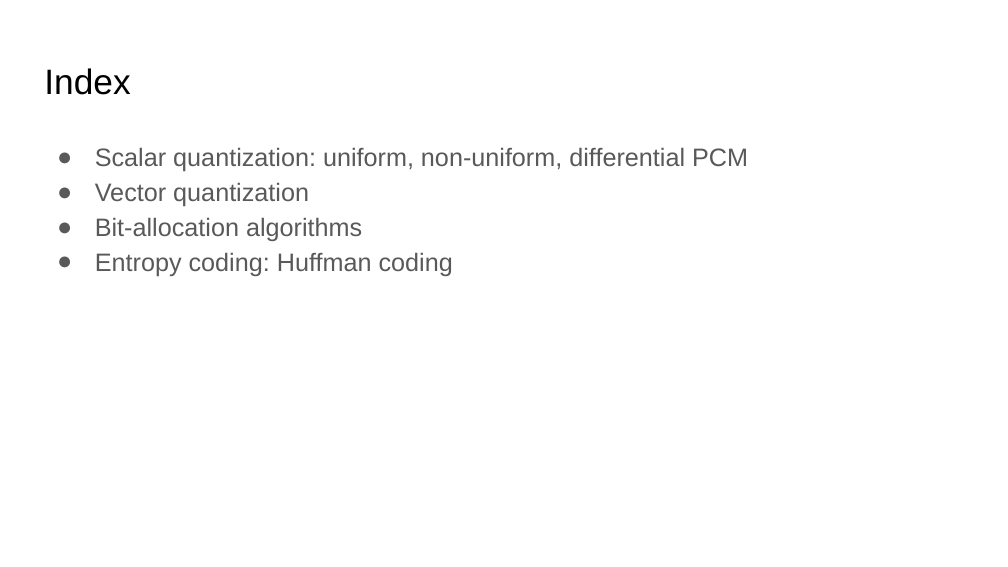
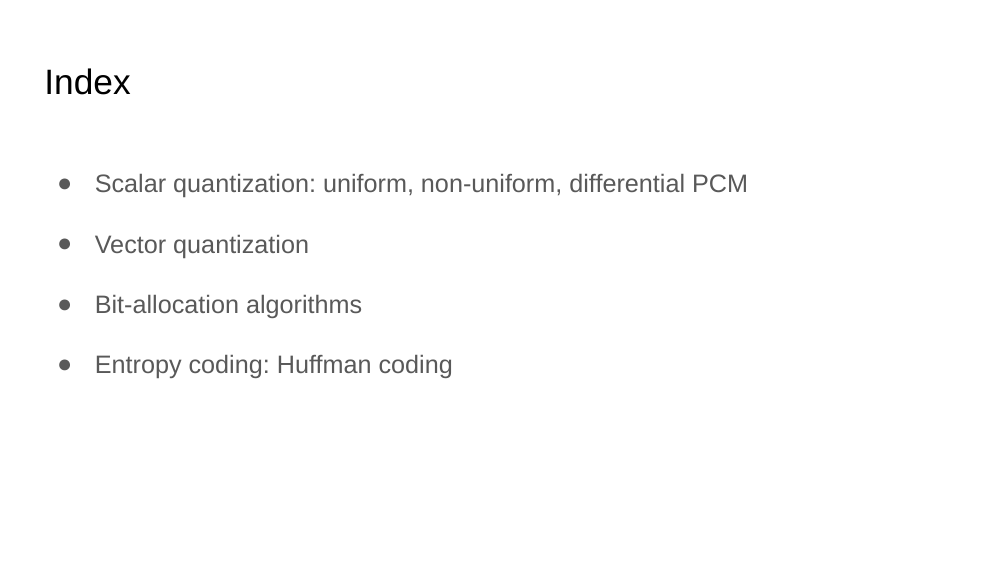
Before and after one commit to xserra/audio-coding-materials, a slide deck: slide 2 of lectures/2. Quantization and _entropy coding.pptx. Drawn at 1008x567 pixels with LibreOffice and Linux fonts; fonts in the diff are those of the drawing. Boxes give left, top, right and bottom in pixels: in the first picture for what was removed or moved away, otherwise in the second. Text is boxed around its words. In the diff, an @@ line names an element or a change of style, - is before the commit and + after.

```diff
--- a/lectures/2. Quantization and _entropy coding.pptx
+++ b/lectures/2. Quantization and _entropy coding.pptx
@@ text "Scalar quantization: uniform, non-uniform, differential ..." at (95,173,748,378): line spacing 1.15 to 2 @@
```
Also in this commit, not shown: 3 other slides changed, 1 other file.
